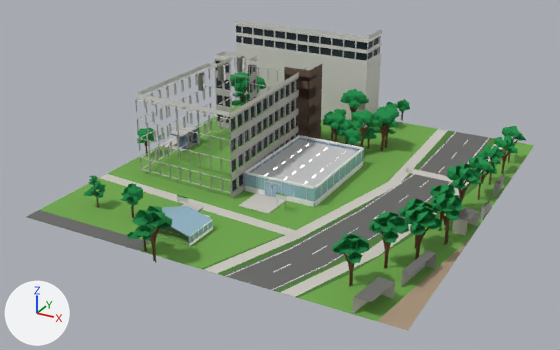
Renders of the FBX model unity/KatsushikaCampusDays/Assets/Models/Interiors/lab2.fbx from each side of a commit.
One viewpoint serves both versions: a 50 mm lens placed at (68.8, -118.6, 65.9), pointed at (-0.5, 7.3, 3.0). Lighting does not change. The marker at lower left points along +X, +Y and +Z. The first picture is the older version. Where no turn or scale is listed for an object, it has been applied to the vertices.

Script lines for the objects in view, before the commit:
```python
ob_ext_lab2 = bpy.data.objects.new('ext_lab2', me_ext_lab2)
ob_ext_lab2.location = (0.0, 0.0, 0.0)
ob_ext_lab2_trees = bpy.data.objects.new('ext_lab2_trees', me_ext_lab2_trees)
ob_ext_lab2_trees.location = (0.0, 0.0, 0.0)
ob_wall_lab2 = bpy.data.objects.new('wall_lab2', me_wall_lab2)
ob_wall_lab2.location = (0.0, 0.0, 0.0)
```
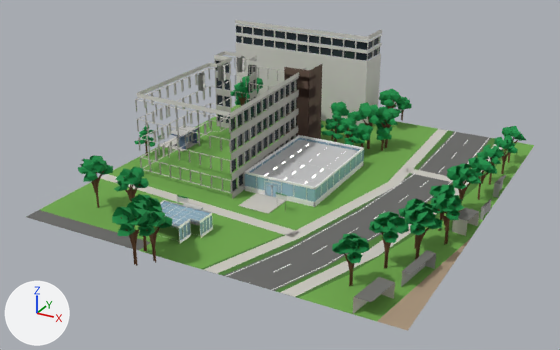
The change in detail:
me_ext_lab2_trees is used by ob_ext_lab2_trees; location (0.0, 0.0, 0.0).
me_ext_lab2_trees had 4504 vertices, 3384 faces and spanned x -37.0..39.9, y -32.5..60.0, z 0.0..11.6.
me_ext_lab2_trees now has 4768 vertices, 3548 faces and spans x -37.5..39.9, y -35.4..60.1, z 0.0..11.2.
me_ext_lab2_trees part 1: the loose piece of 10 vertices spanning x 5.4..8.0, y 57.0..59.6, z 3.2..5.4 is turned -8.6 degrees about the z axis through its middle and scaled by 1.11, then moved by (0.0, 0.0, 0.5).
me_ext_lab2_trees part 2: the loose piece of 11 vertices spanning x -0.7..1.5, y 30.1..32.5, z 5.7..7.0 is rebuilt with 11 vertices and now spans x -1.0..0.9, y 30.3..32.7, z 6.2..6.9.
me_ext_lab2_trees part 3: the loose piece of 10 vertices spanning x -4.5..-2.8, y 43.7..45.5, z 4.1..5.4 is rebuilt with 10 vertices and now spans x -4.7..-2.3, y 43.9..46.2, z 3.8..5.4.
me_ext_lab2_trees part 4: 181 loose pieces with 1562 vertices, spanning x -37.0..13.5, y -29.1..60.0, z 2.1..11.6, are deleted.
me_ext_lab2_trees part 5: 136 vertices moved from x -28.0..9.7, y 30.4..58.3, z 0.0..6.2 to x -28.1..9.7, y 30.4..58.3, z 0.0..6.1; 654 vertices removed from x -32.2..11.1, y 28.7..58.6, z 0.0..9.4; 1958 vertices added at x -32.3..11.8, y 27.8..60.1, z 0.0..10.9.
me_ext_lab2_trees part 6: 15 vertices moved from x -27.4..-7.0, y -27.7..-16.9, z 0.0..5.6 to x -27.4..-8.4, y -27.2..-16.9, z 0.0..7.4; 78 vertices removed from x -27.7..-6.9, y -27.0..-15.5, z 0.0..7.0; 509 vertices added at x -30.9..-3.6, y -35.4..-14.1, z 0.0..11.2.
me_ext_lab2_trees part 7: 3 vertices moved from x -35.4..-35.2, y 8.3..8.8, z 2.1..4.0 to x -35.5..-35.3, y 8.4..8.8, z 2.7; 33 vertices removed from x -36.8..-33.4, y 6.9..10.0, z 2.1..6.5; 132 vertices added at x -37.5..-32.5, y 6.5..11.4, z 2.6..7.0.
Other edits to the shape of me_ext_lab2_trees do not show in these pictures.
me_ext_lab2 is used by ob_ext_lab2; location (0.0, 0.0, 0.0).
me_ext_lab2 had 3215 vertices, 1495 faces and spanned x -36.3..39.6, y -27.0..56.7, z 0.0..22.7.
me_ext_lab2 now has 3414 vertices, 1584 faces and spans x -36.3..39.6, y -27.0..56.7, z 0.0..22.7.
me_ext_lab2 part 8: 73 vertices moved from x -13.4..-2.7, y -21.6..-14.1, z 0.0..2.0 to x -13.4..-2.7, y -21.6..-14.1, z 0.0..3.1; 34 vertices removed from x -13.4..-2.7, y -21.6..-14.1, z 0.5..3.4; 285 vertices added at x -13.4..-2.7, y -21.6..-14.1, z 0.0..3.4.
Other edits to the shape of me_ext_lab2 do not show in these pictures.

Changed parts and their boxes (x1, y1, x2, y2) in the pictures (560 x 350 px; the box of a moved part takes in the faces that stretch with it):
'ext_lab2_trees', reshaped
    before: (83, 72, 526, 286)
    after: (78, 75, 526, 286)
part 1 of me_ext_lab2_trees, moved or reshaped
    before: (398, 100, 409, 109)
    after: (397, 98, 410, 108)
part 2 of me_ext_lab2_trees, rebuilt (25% shorter)
    before: (330, 122, 339, 129)
    after: (329, 121, 338, 126)
part 3 of me_ext_lab2_trees, rebuilt
    before: (342, 109, 346, 115)
    after: (341, 109, 350, 116)
part 4 of me_ext_lab2_trees, deleted
    before: (83, 72, 410, 241)
part 5 of me_ext_lab2_trees, reshaped
    before: (232, 93, 404, 151)
    after: (230, 75, 412, 151)
part 6 of me_ext_lab2_trees, built on
    before: (94, 184, 147, 252)
    after: (78, 155, 162, 266)
part 7 of me_ext_lab2_trees, reshaped
    before: (138, 128, 153, 156)
    after: (134, 125, 155, 156)
part 8 of me_ext_lab2, reshaped
    before: (162, 206, 213, 246)
    after: (160, 200, 213, 243)
